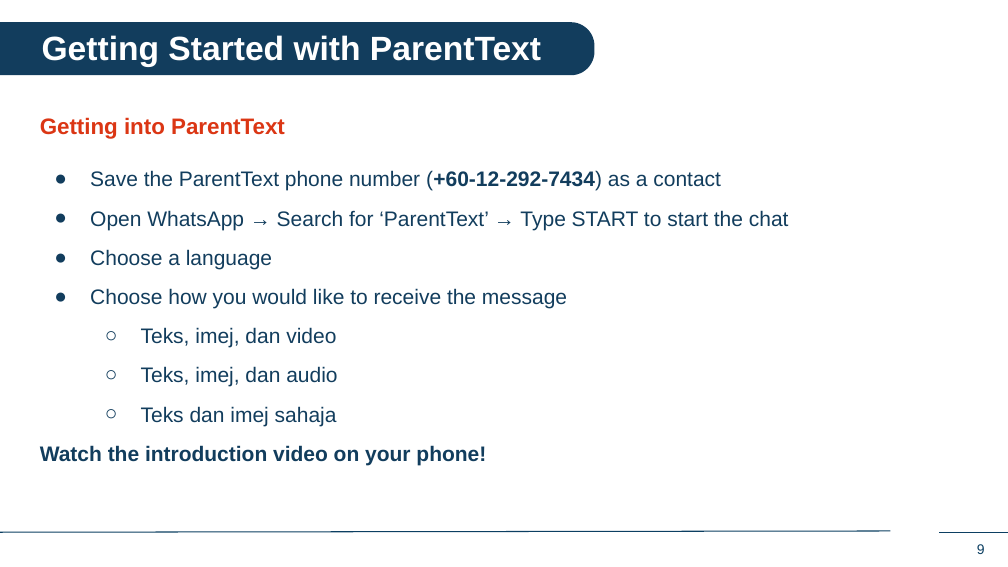
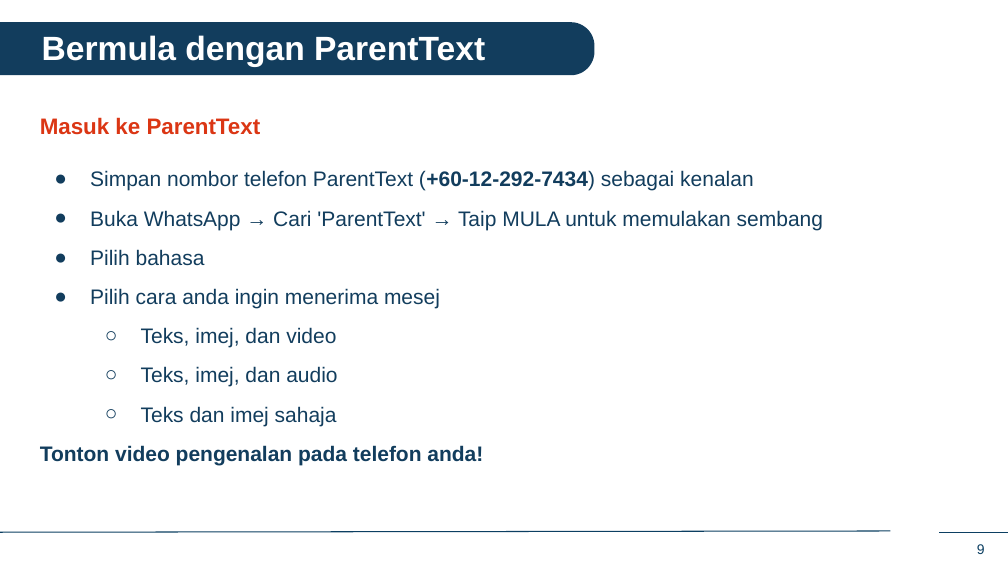
Before and after one commit to IDEMSInternational/plh-digital-content, a slide deck: slide 9 of translations/facilitator_app_malaysia/ms/ms_in_person_sessions.pptx. Drawn at 1008x567 pixels with LibreOffice and Linux fonts; fonts in the diff are those of the drawing; background and template pictures are left out. Boxes give left, top, right and bottom in pixels: in the first picture for what was removed or moved away, otherwise in the second. Text is boxed around its words. In the diff, an @@ line names an element or a change of style, - is before the commit and + after.

```diff
--- a/translations/facilitator_app_malaysia/ms/ms_in_person_sessions.pptx
+++ b/translations/facilitator_app_malaysia/ms/ms_in_person_sessions.pptx
@@ text at (42,35,485,67): text changed @@
-Getting Started with ParentText
+Bermula dengan ParentText
@@ text at (40,117,823,309): text changed @@
-Getting into ParentText
-● Save the ParentText phone number (+60-12-292-7434) as a contact
-● Open WhatsApp → Search for ‘ParentText’ → Type START to start the chat
-● Choose a language
-● Choose how you would like to receive the message
+Masuk ke ParentText
+● Simpan nombor telefon ParentText (+60-12-292-7434) sebagai kenalan
+● Buka WhatsApp → Cari 'ParentText' → Taip MULA untuk memulakan sembang
+● Pilih bahasa
+● Pilih cara anda ingin menerima mesej
@@ text at (40,445,483,465): text changed @@
-Watch the introduction video on your phone!
+Tonton video pengenalan pada telefon anda!
```
Also in this commit, not shown: 4 other slides changed, 12 slides added, 12 slides removed.
